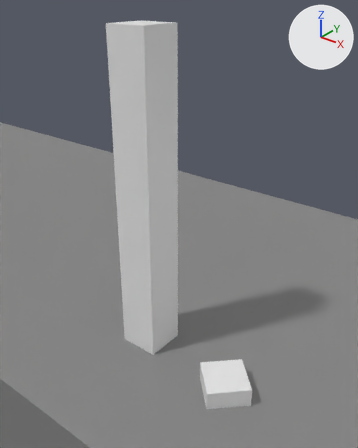
A saved change to the Blender file assets/map_forest.blend.
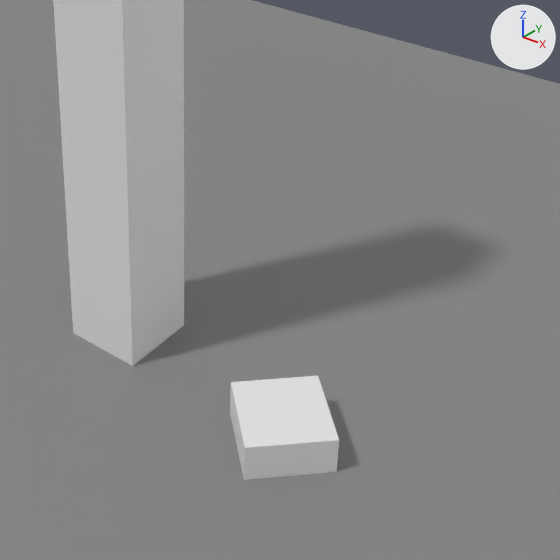
Each version appears first from a 50 mm lens placed at (127.18, -7.8, 8.71), pointed at (120.58, 0.44, 3.59), and next in a close-up on the part from 25% to 100% of the width and 40% to 100% of the height. Every picture has the same lights, and +X, +Y and +Z are marked at upper right.

In view in the first close-up: 'Crib', 'End', 'Ground.002', 'Ground.007'.
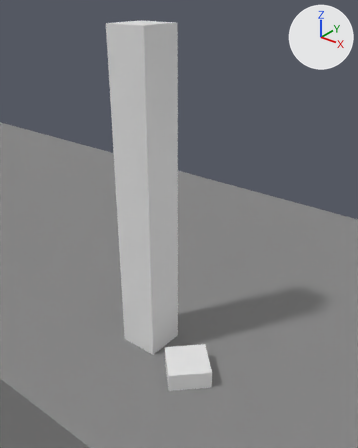
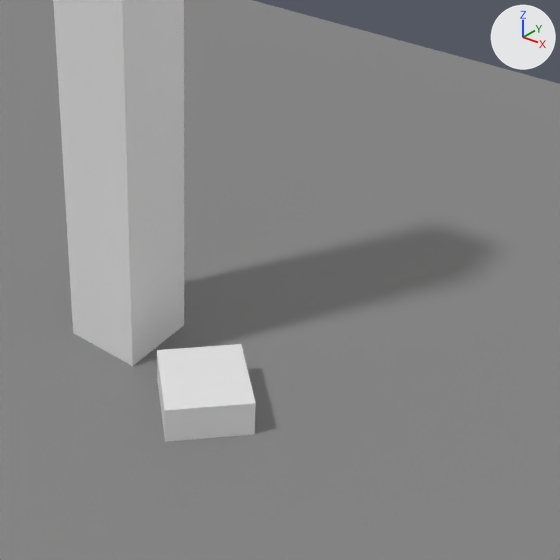
Commit message: Tweak the position of the crib

The change, as a list of edits to the scene's bpy script:
```text
Change ob_crib:
    ob_crib.location: (122.6, -0.4, 0.2) -> (121.6, -0.5, 0.2)
```

Pixel boxes [x1, y1, x2, y2] of what changed, in the close-ups (560 x 560 px):
'Crib', moved: before [230, 375, 339, 480]; after [157, 344, 256, 442]
